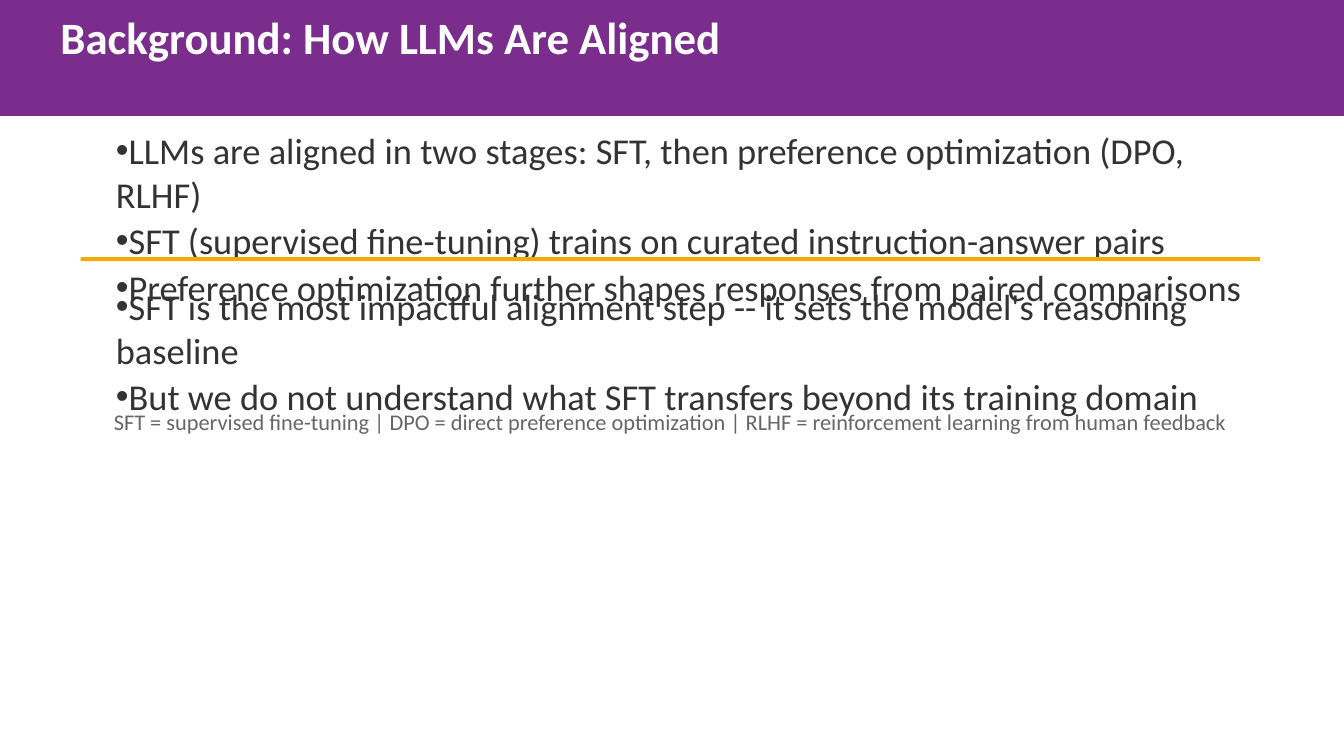
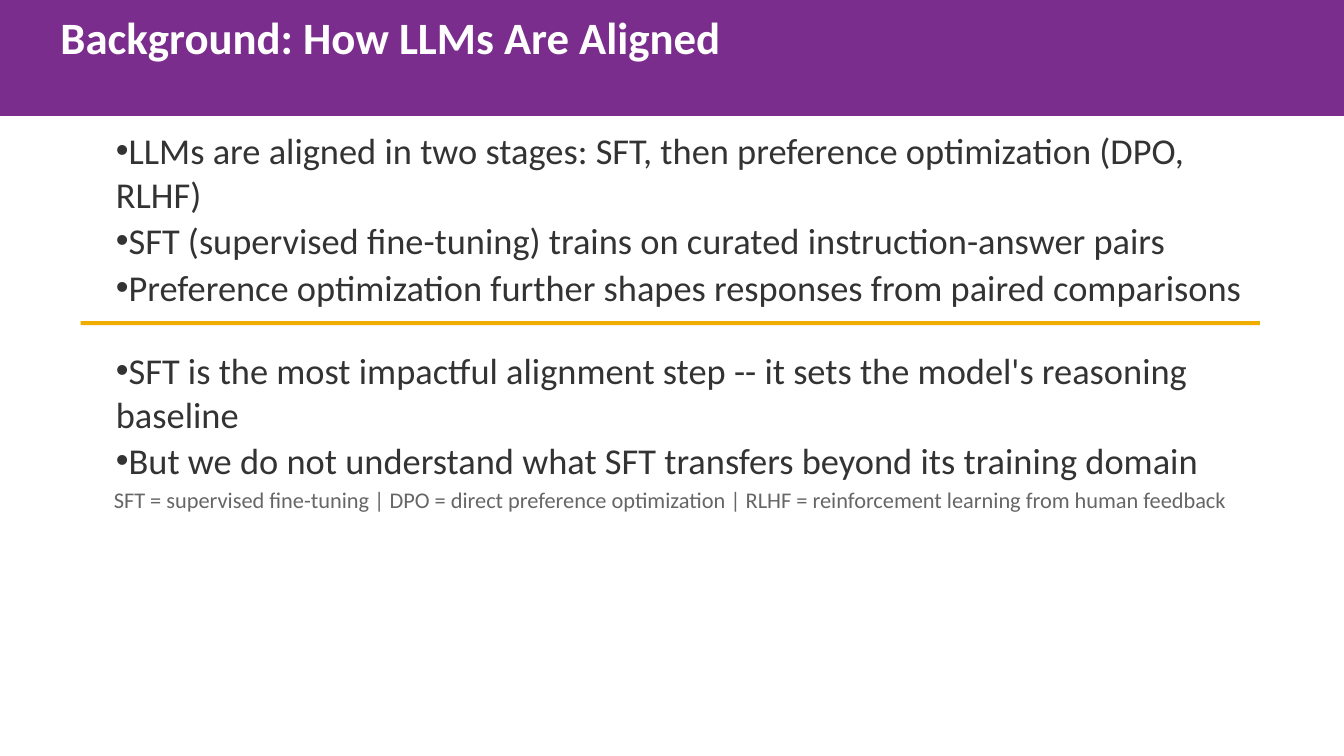
Before and after one commit to gbangban/ai-ideology-study, a slide deck: slide 2 of paper/iclr2026/iclr2026_spotlight.pptx. Drawn at 1344x756 pixels with LibreOffice and Linux fonts; fonts in the diff are those of the drawing. Boxes give left, top, right and bottom in pixels: in the first picture for what was removed or moved away, otherwise in the second. Text is boxed around its words. In the diff, an @@ line names an element or a change of style, - is before the commit and + after.

Commit message:
Fix text overlapping in slides: estimate line wrapping, adjust line height formula

```diff
--- a/paper/iclr2026/iclr2026_spotlight.pptx
+++ b/paper/iclr2026/iclr2026_spotlight.pptx
@@ rectangle: place and size @@
-rectangle at [81, 257, 1260, 261]
+rectangle at [81, 322, 1260, 326]
@@ text "SFT is the most impactful ..." rewrapped from [116, 290, 1197, 419] to [116, 358, 1197, 481] @@
@@ text "SFT = supervised fine-tuning | ...": place and size @@
-text "SFT = supervised fine-tuning | ..." at [114, 411, 1225, 434]
+text "SFT = supervised fine-tuning | ..." at [114, 492, 1225, 512]
```
Also in this commit, not shown: 7 other slides changed, 1 other file.
